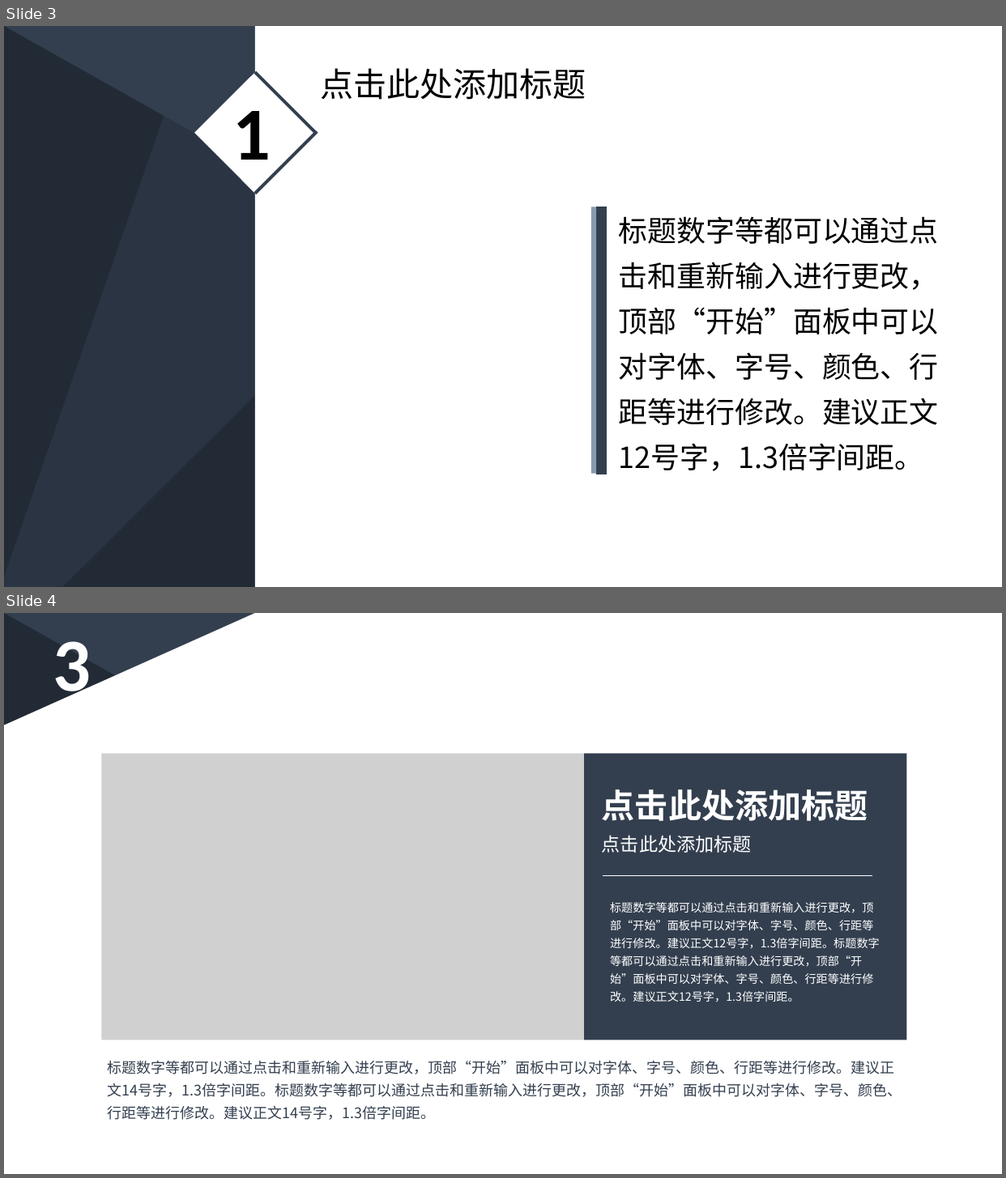
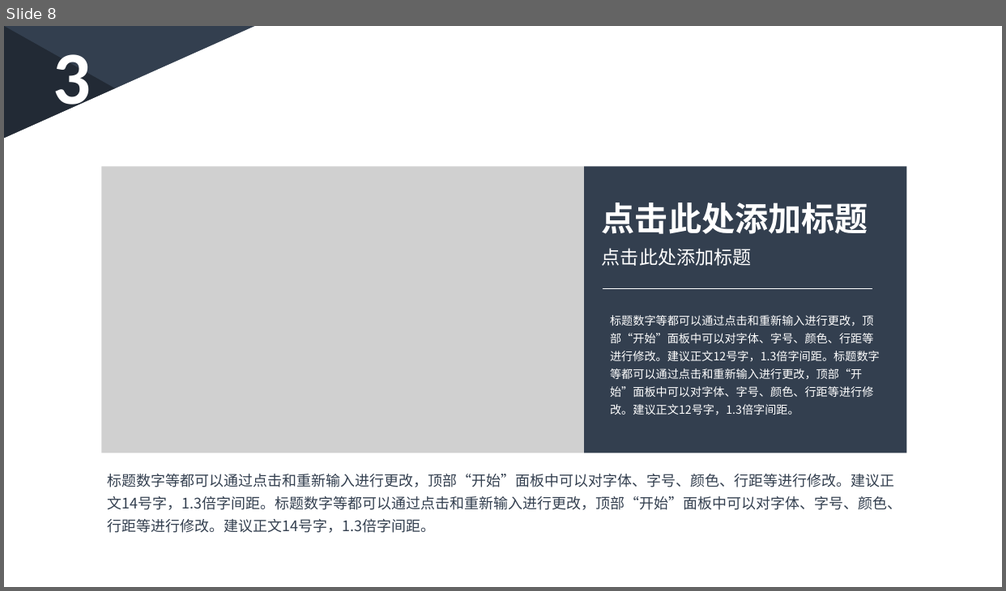
Before and after one commit to PRD2018-G03/PRD2018-G03-SoftwareEngineeringProject, a slide deck: 非受控文档/2_叶柏成/PPT/深蓝低调稳重商务PPT模板.pptx. Shown one above the other, each under a label of ours: slides 3 and 4 before the commit, slide 8 after it. The pictures are 1006x1178 and 1006x591 pixels, drawn with LibreOffice and Linux fonts; fonts in the diff are those of the drawing; grey boxes stand for pictures. Boxes give left, top, right and bottom in pixels: in the first picture for what was removed or moved away, otherwise in the second. Text is boxed around its words. In the diff, an @@ line names an element or a change of style, - is before the commit and + after.

```diff
--- a/非受控文档/2_叶柏成/PPT/深蓝低调稳重商务PPT模板.pptx
+++ b/非受控文档/2_叶柏成/PPT/深蓝低调稳重商务PPT模板.pptx
@@ slide 3 removed at bbox=[4, 26, 1002, 587], background #333F50; not listed: 3 template elements that a slide beside it also shows @@
@@ rectangle removed at bbox=[255, 26, 1002, 587] @@
@@ rectangle removed at bbox=[194, 72, 316, 194] @@
@@ line removed from (255, 72) to (315, 133) @@
@@ text removed at bbox=[320, 68, 586, 100] @@
-点击此处添加标题
@@ text removed at bbox=[233, 111, 271, 178] @@
-1
@@ line removed from (317, 131) to (255, 194) @@
@@ line removed from (594, 207) to (594, 474) @@
@@ line removed from (602, 207) to (602, 476) @@
@@ text removed at bbox=[619, 216, 939, 472] @@
-标题数字等都可以通过点击和重新输入进行更改，顶部“开始”面板中可以对字体、字号、颜色、行距等进行修改。建议正文12号字，1.3倍字间距。
@@ what was slide 4 is now slide 8 @@
```
Also in this commit, not shown: 6 slides added, 2 other slides removed.
